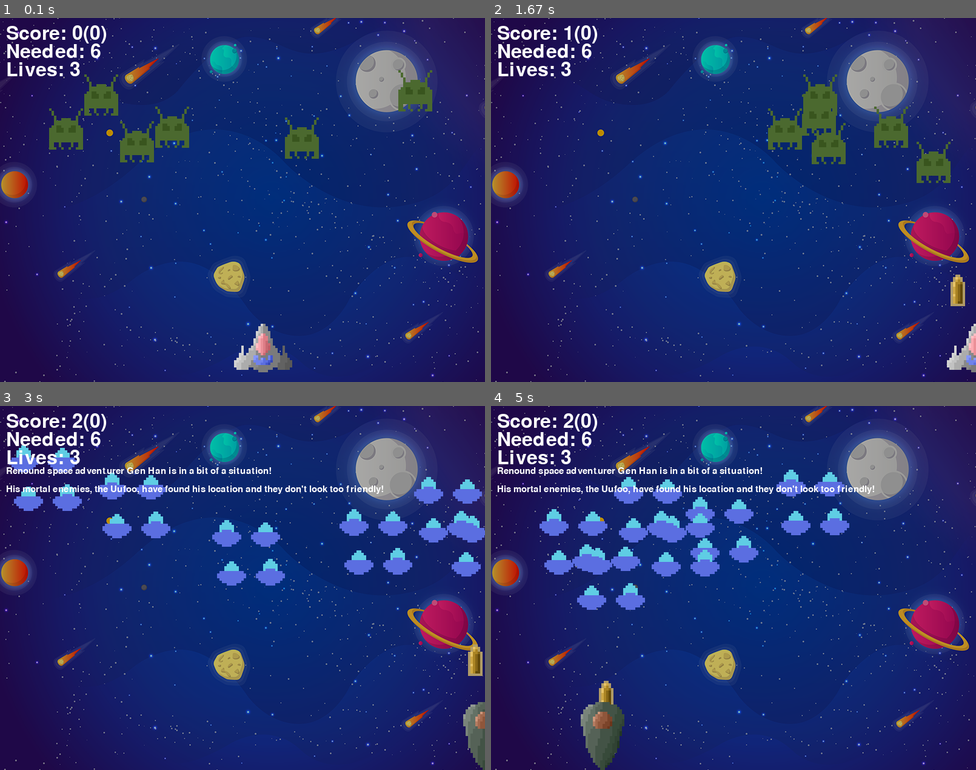
Above: before the commit, frames 1-4 (two rows, left to right).
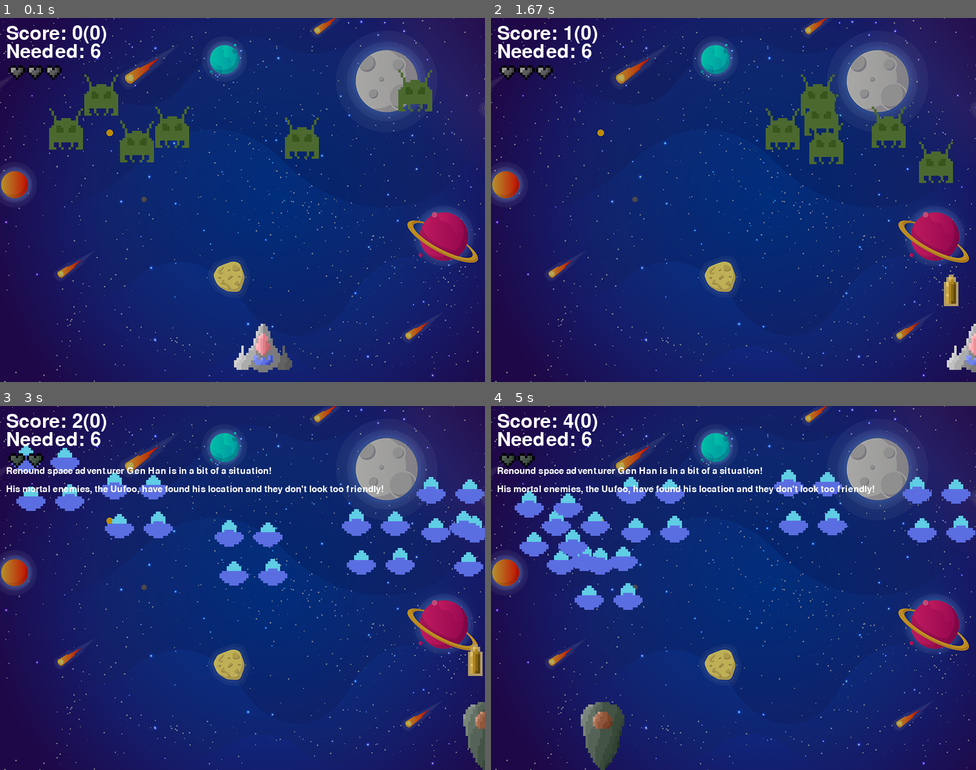
Above: after the commit, the same moments.

Repository: voidwyrm-2/Space-Hunters
Game: pygame game, started from space_hunter.py
Same seed, same stepped clock (60 frames per second), same inputs: the game is played once before the commit and once after it.
Inputs:
- Up to frame 1 (0.1 s): no input
- Up to frame 2 (1.67 s): tap 2 at 0.33 s; hold Space 0.67-1.13 s; hold Right 0.67-1.13 s; tap 3 at 0.82 s; tap 1 at 1.17 s; hold R from 1.5 s (still down); hold Right from 1.5 s (still down); tap Space at 1.57 s
- Up to frame 3 (3 s): tap Space at 1.87, 2.07, 2.37, 2.57, 2.87 s; release R at 1.97 s; release Right at 1.97 s; hold L 2-2.47 s; hold D 2-2.47 s; tap 2 at 2.15 s; hold Tab 2.5-2.97 s; hold Right 2.5-2.97 s; tap 3 at 2.65 s
- Up to frame 4 (5 s): hold D 3-3.47 s; tap Space at 3.07, 3.37, 3.57, 3.87, 4.07, 4.37, 4.63, 4.93 s; hold Right 3.5-3.97 s; tap 2 at 3.65 s; hold A 4-4.53 s; tap 3 at 4.15 s; hold Left 4.57-4.97 s

The runs differ from the first frame. In frame 1, 0.4% of the frame differs, in the area x 1-17%, y 12-17%; in frame 2, 1.8%; in frame 3, 1.8%; in frame 4, 5.5%, in the area x 1-100%, y 2-82%.

Commit message:
did stuff

Diff:
--- a/config.py
+++ b/config.py
@@ -12,7 +12,12 @@
 ENEMIES_NUM = 6
 SMAX_POINTS = 6
 
+HEART_SPEED = 10
+
 RECALLALL = True
+
+
+CLEARLOGS = True
 
 
 MUSIC_CONFIG = {
@@ -62,6 +67,12 @@
     'Uufoo-flat.png'
 ]
 
+HEART_SPRITES = [
+    'SmolBlackHeart.png',
+    'SmolTitaniumHeart.png',
+    'SmolGrexiumHeart.png'
+]
+
 
 class playerClasses:
     class shipbase:
@@ -72,6 +83,7 @@
         sdex = -1
         asSprite = pygame.image.load('SpaceHunter-42B.png')
         enSprite = pygame.image.load('SpaceHunter-42B.png')
+        heSprite = pygame.image.load('SmolBlackHeart.png')
 
 
     class bounty:
@@ -83,6 +95,7 @@
         sdex = 0
         asSprite = pygame.image.load(PLAYER_SPRITES[sdex])
         enSprite = pygame.image.load(ENEMY_SPRITES[sdex])
+        heSprite = pygame.image.load(HEART_SPRITES[sdex])
 
     class police:
         sid = 'heavy'
@@ -93,6 +106,7 @@
         sdex = 1
         asSprite = pygame.image.load(PLAYER_SPRITES[sdex])
         enSprite = pygame.image.load(ENEMY_SPRITES[sdex])
+        heSprite = pygame.image.load(HEART_SPRITES[sdex])
 
     class trilo:
         sid = 'tri'
@@ -103,3 +117,4 @@
         sdex = 2
         asSprite = pygame.image.load(PLAYER_SPRITES[sdex])
         enSprite = pygame.image.load(ENEMY_SPRITES[sdex])
+        heSprite = pygame.image.load(HEART_SPRITES[sdex])
--- a/pygamefuncs.py
+++ b/pygamefuncs.py
@@ -7,3 +7,10 @@
     for i in keys:
         if keyevent == pygame.K_ESCAPE: return True
     return False
+
+
+def log(data):
+    with open('logs.txt', 'at') as lf: lf.write(data + '\n')
+
+def clearfile(path):
+    with open(path, 'wt') as lf: lf.write('')
--- a/space_hunter.py
+++ b/space_hunter.py
@@ -3,7 +3,7 @@
 # Edited into something different enough to not infringe on copyright by Nuclear Pasta
 
 import pygame
-import random
+from random import randint
 import math
 from pygame import mixer
 from pathlib import Path
@@ -17,12 +17,19 @@
 screen = pygame.display.set_mode((800, 600))  # passing width and height
 
 # title and icon
-pygame.display.set_caption("Space Hunter")
-icon = pygame.image.load(SPRITES[0])
+pygame.display.set_caption("Space Hunters")
+icon = pygame.image.load('SpaceHunters.png')
 pygame.display.set_icon(icon)
 
 
 pygame.font.init()
+
+if CLEARLOGS: clearfile('logs.txt')
+
+
+
+game_lost = False
+
 
 
 # Background image
@@ -34,7 +41,7 @@
     mixer.music.play(-1) #play background music on loop
 
 # defining our player
-player_icon = pygame.image.load(PLAYER_SPRITES[0])
+player_icon = playerClasses.bounty.asSprite
 player_lives = LIVES
 playerX = 370
 playerY = 480
@@ -64,12 +71,31 @@
     needed = font.render(f'Needed: {max_points}', True, (255, 255, 255))
     screen.blit(needed, (x, y + 30))
 
+def createLives(lives):
+    for l in range(lives):
+        phearts.append(pheart_icon)
+
+def reloadHearts(lives):
+    phearts.clear()
+    createLives(lives)
+
 def show_lives(x,y):
-    lives = font.render("Lives: "+ str(player_lives),True,(255,255,255))
-    screen.blit(lives,(x,y))
+    #old way:
+    #lives = font.render("Lives: "+ str(player_lives),True,(255,255,255))
+    #screen.blit(lives,(x,y))
+    #new way:
+    phco = 0
+    for ls in phearts:
+        screen.blit(ls, (x + (phco * 30), y))
+        phco += 1
+
+
+
 
 #game over
 def game_over():
+    global game_lost
+    game_lost = True
     overfont = pygame.font.Font('freesansbold.ttf',64)
     gamefont = overfont.render("GAME OVER",True,(255,255,255))
     screen.blit(gamefont,(200,250))
@@ -88,8 +114,8 @@
 def createEnemies(enmax: int):
     for i in range(enmax):
         enemyImg.append(enemy_sprite)
-        enemyX.append(random.randint(0, 736))
-        enemyY.append(random.randint(50, 150))
+        enemyX.append(randint(0, 736))
+        enemyY.append(randint(50, 150))
         enemyX_change.append(4)
         enemyY_change.append(40)
 
@@ -120,8 +146,8 @@
     screen.blit(enemyImg[i], (x, y))
 
 def resetEnemy(eX, eY, i):
-    eX[i] = random.randint(0, 736)
-    eY[i] = random.randint(50, 150)
+    eX[i] = randint(0, 736)
+    eY[i] = randint(50, 150)
 
 # defining our bullet
 bullet_icon = pygame.image.load(BULLET_SPRITES[0])
@@ -137,7 +163,7 @@
     screen.blit(bullet_icon, (x + 16, y + 10))
 
 
-def isCollision(enemyX, enemyY, bulletX, bulletY):
+def isBulletCollision(enemyX, enemyY, bulletX, bulletY):
     distance = math.sqrt(math.pow(enemyX - bulletX, 2) + (math.pow(enemyY - bulletY, 2)))
     if player_mode == 'normal':
         if distance < 27: return True
@@ -149,6 +175,47 @@
     elif player_mode == 'debug':
         if distance < 100: return True
     return False
+
+
+
+def isHeartCollision(playerX, playerY, heartX, heartY):
+    distance = math.sqrt(math.pow(heartX - heartX, 2) + (math.pow(playerY - playerY, 2)))
+    if distance < 27: return True
+    return False
+
+pheart_icon = playerClasses.bounty.heSprite
+phearts = []
+pheartpos = []
+#justkillme = ((10, 10), (10, 10))
+
+# defining our heart
+heart_icon = pygame.image.load('PinkHeart.png')
+heartX = 0
+heartY = 0
+heartY_changed = HEART_SPEED  #heart speed
+heart_state = 'ready'
+heartcanspawn = True
+
+
+def reloadgraphics(): pygame.display.flip()
+
+
+def spawnheart(heartY):
+    global heart_state
+    hposX = randint(10, 726)#(0, 736)
+    screen.blit(heart_icon, (hposX, heartY))
+    heart_state = 'dropping'
+
+
+def heartroll():
+    log('rolling for heart...')
+    if heartcanspawn and heart_state == 'ready':
+        log('heart gotten!')
+        roll = randint(0, 100)
+        if roll > 80: spawnheart(0)
+
+
+createLives(player_lives)
 
 
 running = True
@@ -227,7 +294,11 @@
 enum:{num_of_enemies}
 ex:{enemyX}
 ey:{enemyY}''')
+
     print('all data saved!')
+
+
+
 
 def recall(data: str):
     with open(SAVEFILE, 'rt') as ifi:
@@ -247,6 +318,7 @@
     #player_lives = int(recall('plives'))
     #bulletY_changed = int(recall('byc'))
     #num_of_enemies = int(recall('enum'))
+
 # main game loop
 while running:
 
@@ -256,14 +328,29 @@
 
     screen.fill((0, 0, 0))  # background
     screen.blit(backgroungImg, (0, 0))
-
-    if player_lives == 0 or artiloss: game_over(); show_credits(200,350); break
-
-    if player_mode == 'normal': player_icon = playerClasses.bounty.asSprite; bullet_icon = pygame.image.load(BULLET_SPRITES[0]); enemy_sprite = playerClasses.bounty.enSprite; reloadEnemySprites(num_of_enemies); player_lore = playerClasses.bounty.slore
-
-    if player_mode == 'heavy': player_icon = playerClasses.police.asSprite; bullet_icon = pygame.image.load(BULLET_SPRITES[0]); enemy_sprite = playerClasses.police.enSprite; reloadEnemySprites(num_of_enemies); player_lore = playerClasses.police.slore
-
-    if player_mode == 'tri': player_icon = playerClasses.trilo.asSprite; bullet_icon = pygame.image.load(BULLET_SPRITES[0]); enemy_sprite = playerClasses.trilo.enSprite; reloadEnemySprites(num_of_enemies); player_lore = playerClasses.trilo.slore
+    if player_lives < 0: player_lives = 0
+    if player_lives == 0 or artiloss: game_over(); show_credits(200,350)
+
+    if player_mode == 'normal':
+        player_icon = playerClasses.bounty.asSprite
+        bullet_icon = pygame.image.load(BULLET_SPRITES[0])
+        enemy_sprite = playerClasses.bounty.enSprite; reloadEnemySprites(num_of_enemies)
+        pheart_icon = playerClasses.bounty.heSprite; reloadHearts(player_lives)
+        player_lore = playerClasses.bounty.slore
+
+    if player_mode == 'heavy':
+        player_icon = playerClasses.police.asSprite
+        bullet_icon = pygame.image.load(BULLET_SPRITES[0])
+        enemy_sprite = playerClasses.police.enSprite; reloadEnemySprites(num_of_enemies)
+        pheart_icon = playerClasses.police.heSprite; reloadHearts(player_lives)
+        player_lore = playerClasses.police.slore
+
+    if player_mode == 'tri':
+        player_icon = playerClasses.trilo.asSprite
+        bullet_icon = pygame.image.load(BULLET_SPRITES[0])
+        enemy_sprite = playerClasses.trilo.enSprite; reloadEnemySprites(num_of_enemies)
+        pheart_icon = playerClasses.trilo.heSprite; reloadHearts(player_lives)
+        player_lore = playerClasses.trilo.slore
 
 
 
@@ -278,33 +365,33 @@
             #print("you preesed a key")
 
             if event.key == pygame.K_ESCAPE: should_quit = True
-
-            if event.key == pygame.K_l and not showlore: showlore = True
-            elif event.key == pygame.K_l and showlore: showlore = False
-
-            #if event.key == pygame.K_r: should_breset = True
-            #if event.key == pygame.K_y: should_creset = True
-
-            #if event.key == pygame.K_TAB: artiloss = True; game_over(); show_credits(300,350)
-
-            #if event.key == pygame.K_p and not add_score: add_score = True
-            #elif event.key == pygame.K_p and add_score: add_score = False
-
-            if event.key == pygame.K_LEFT or event.key == pygame.K_a: print("left key pressed"); changedX = -playerSpeed
-
-            if event.key == pygame.K_RIGHT or event.key == pygame.K_d: print("right key pressed"); changedX = playerSpeed
-
-            if event.key == pygame.K_SPACE:
-                if bullet_state == "ready":
-                    bullet_sound = mixer.Sound(MUSICS[1])
-                    if MUSIC_CONFIG['shoot']: bullet_sound.play()
-                    bulletX = playerX
-                    bullet_state = "fired"
-                    print('bullet fired!')
-
-            if event.key == pygame.K_1: print(f'player sprite is now {playerClasses.bounty.asSprite}'); player_mode = playerClasses.bounty.sid
-            if event.key == pygame.K_2: print(f'player sprite is now {playerClasses.police.asSprite}'); player_mode = playerClasses.police.sid
-            if event.key == pygame.K_3: print(f'player sprite is now {playerClasses.police.asSprite}'); player_mode = playerClasses.trilo.sid
+            if not game_lost:
+                if event.key == pygame.K_l and not showlore: showlore = True
+                elif event.key == pygame.K_l and showlore: showlore = False
+
+                if event.key == pygame.K_r: reloadgraphics()#should_breset = True
+                #if event.key == pygame.K_y: should_creset = True
+
+                if event.key == pygame.K_TAB: player_lives -= 1
+
+                #if event.key == pygame.K_p and not add_score: add_score = True
+                #elif event.key == pygame.K_p and add_score: add_score = False
+
+                if event.key == pygame.K_LEFT or event.key == pygame.K_a: print("left key pressed"); changedX = -playerSpeed
+
+                if event.key == pygame.K_RIGHT or event.key == pygame.K_d: print("right key pressed"); changedX = playerSpeed
+
+                if event.key == pygame.K_SPACE or event.key == pygame.K_w:
+                    if bullet_state == "ready":
+                        bullet_sound = mixer.Sound(MUSICS[1])
+                        if MUSIC_CONFIG['shoot']: bullet_sound.play()
+                        bulletX = playerX
+                        bullet_state = "fired"
+                        print('bullet fired!')
+
+                if event.key == pygame.K_1: print(f'player sprite is now {playerClasses.bounty.asSprite}'); player_mode = playerClasses.bounty.sid
+                if event.key == pygame.K_2: print(f'player sprite is now {playerClasses.police.asSprite}'); player_mode = playerClasses.police.sid
+                if event.key == pygame.K_3: print(f'player sprite is now {playerClasses.police.asSprite}'); player_mode = playerClasses.trilo.sid
 
         if event.type == pygame.KEYUP and (event.key == pygame.K_LEFT or event.key == pygame.K_RIGHT or event.key == pygame.K_a or event.key == pygame.K_d):
             changedX = 0
@@ -317,6 +404,8 @@
     elif playerX >= 736:
         playerX = 736
 
+    #heartroll()
+
     # Enemy Movement
     for i in range(num_of_enemies):
 
@@ -324,7 +413,7 @@
         if enemyY[i] > 440:
             for j in range(num_of_enemies):
                 enemyY[j] = 2000
-            reloadEnemies(num_of_enemies); player_lives -= 1
+            reloadEnemies(num_of_enemies); player_lives -= 1; reloadHearts(player_lives)
         enemyX[i] += enemyX_change[i]
         if enemyX[i] <= 0:
             enemyX_change[i] = 4
@@ -334,7 +423,7 @@
             enemyY[i] += enemyY_change[i]
 
         # Collision
-        collision = isCollision(enemyX[i], enemyY[i], bulletX, bulletY)
+        collision = isBulletCollision(enemyX[i], enemyY[i], bulletX, bulletY)
         if collision:
             if MUSIC_CONFIG['edeath']: mixer.Sound(MUSICS[2]).play()
             bulletY = 480
@@ -342,8 +431,8 @@
             score_value += 1
             resetEnemy(enemyX, enemyY, i)
             print('bullet hit enemy! enemy reset!')
-            #enemyX[i] = random.randint(0, 736)
-            #enemyY[i] = random.randint(50, 150)
+            #enemyX[i] = randint(0, 736)
+            #enemyY[i] = randint(50, 150)
 
         enemy(enemyX[i], enemyY[i], i)
 
@@ -353,14 +442,24 @@
         bullet_state = "ready"
         print('bullet never hit an enemy! bullet reset!')
 
+    '''if heartY <= 0:
+        reloadgraphics()
+        heart_state = "ready"
+        print('heart never hit the player! heart reset!')'''
+
     if bullet_state == "fired":
         bullet(bulletX, bulletY)
         bulletY -= bulletY_changed
 
+    '''if heart_state == "dropped":
+        spawnheart(heartY)
+        heartY -= heartY_changed'''
+
+
     if score_value >= max_points:
         max_points *= 2
         num_of_enemies += 2
-        bulletY_changed += 1
+        bulletY_changed += 2
         reloadEnemies(num_of_enemies)
 
     if add_score:
@@ -372,5 +471,6 @@
     show_lives(10, 70)
 
     player(playerX, playerY)
+    #log(f'pspeed:{playerSpeed}, espeedX:{enemyX_change}, espeedY:{enemyY_change}')
     pygame.display.update()
     if should_quit: pygame.quit()
Binary file added: PinkHeart.png
Not shown, changed: README.md
Binary file added: SmolBlackHeart.png
Binary file added: SmolGrexiumHeart.png
Binary file added: SmolTitaniumHeart.png
Binary file added: SpaceHunters.png
